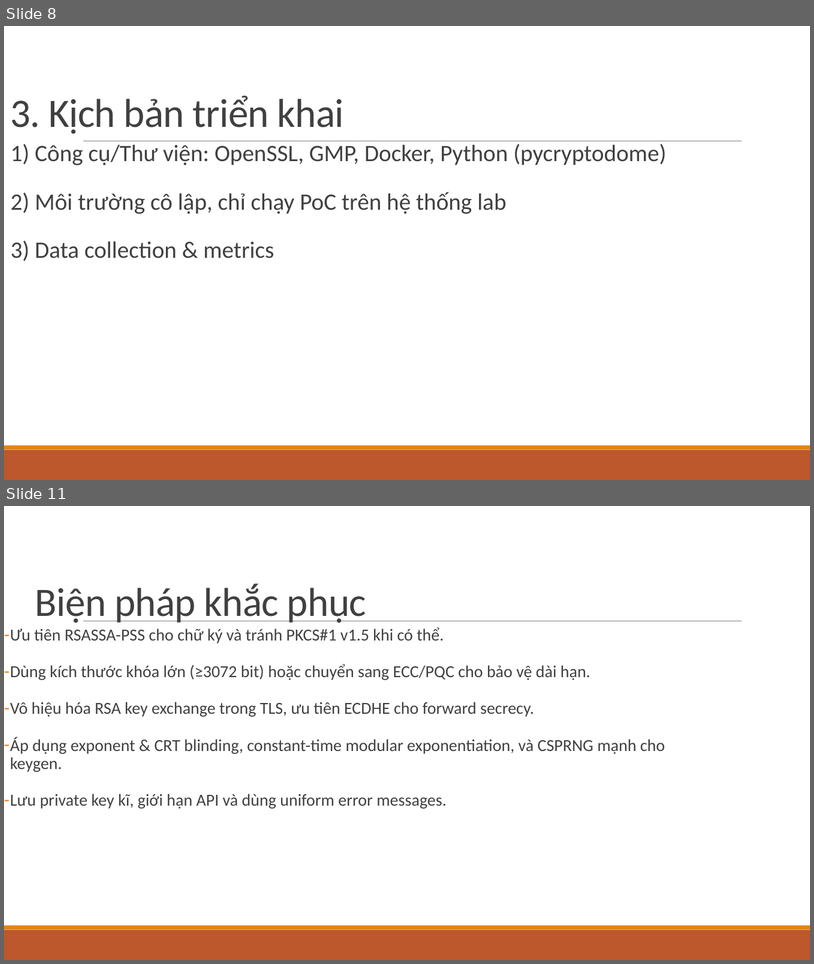
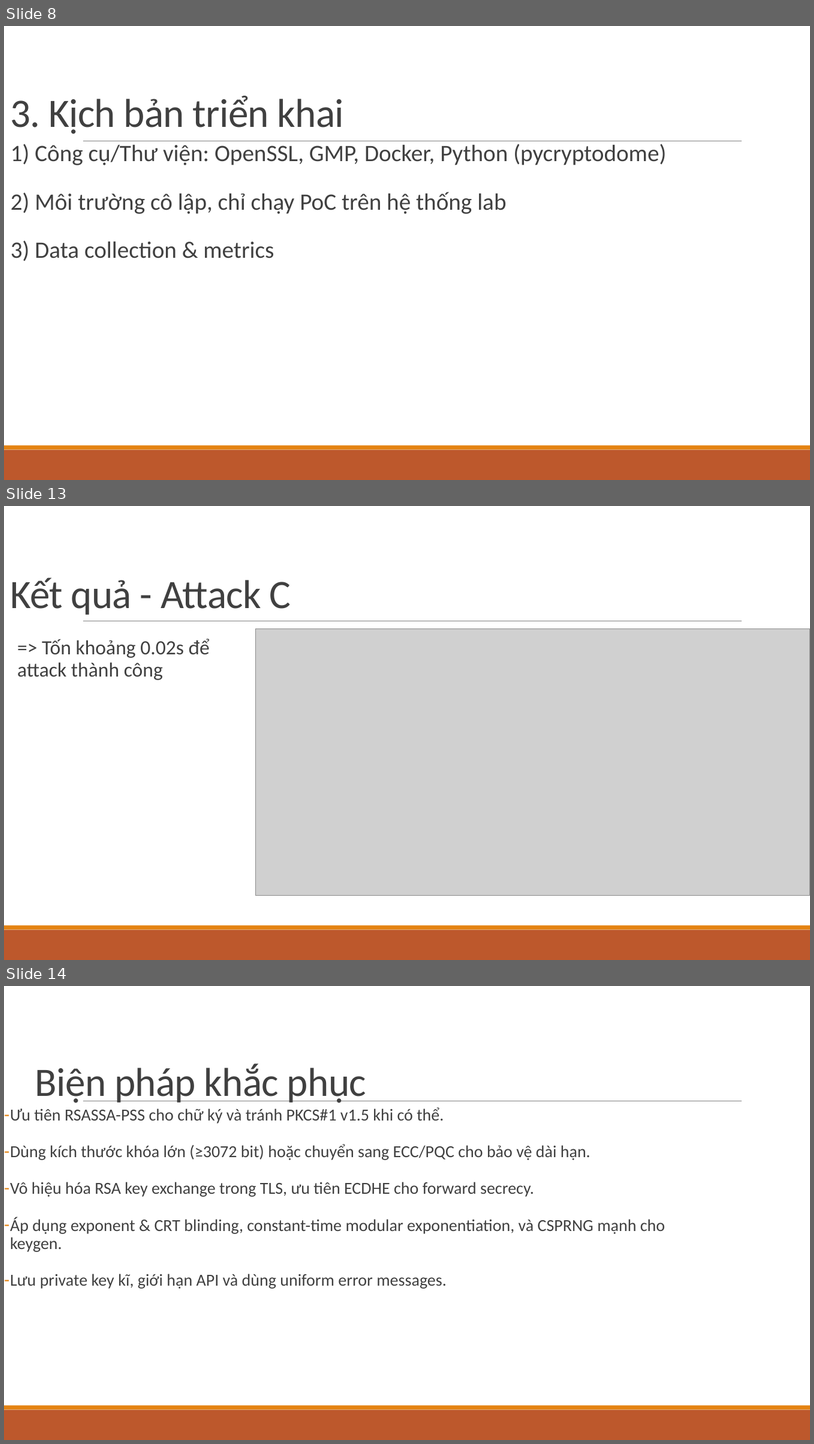
Before and after one commit to ken3k06/RSA-Based-Cryptography, a slide deck: Cryptanalysis on Asymmetric Ciphers — RSA & RSA.pptx. Shown one above the other, each under a label of ours: slides 8 and 11 before the commit, slides 8, 13 and 14 after it; the slides between them are not shown. The pictures are 814x964 and 814x1444 pixels, drawn with LibreOffice and Linux fonts; fonts in the diff are those of the drawing; grey boxes stand for pictures. Boxes give left, top, right and bottom in pixels: in the first picture for what was removed or moved away, otherwise in the second. Text is boxed around its words. In the diff, an @@ line names an element or a change of style, - is before the commit and + after.

```diff
--- a/Cryptanalysis on Asymmetric Ciphers — RSA & RSA.pptx
+++ b/Cryptanalysis on Asymmetric Ciphers — RSA & RSA.pptx
@@ slide 13 added at bbox=[4, 506, 810, 960], background #FFFFFF; not listed: 3 template elements that a slide beside it also shows @@
@@ title added at bbox=[10, 577, 291, 615], 48 pt, text #404040 @@
+Kết quả - Attack C
@@ picture added at bbox=[255, 629, 810, 895] @@
@@ text added at bbox=[17, 639, 210, 680], 24 pt, text #404040 @@
+  => Tốn khoảng 0.02s để attack thành công
@@ what was slide 11 is now slide 14 @@
```
Also in this commit, not shown: 3 slides changed, 2 other slides added, 28 other files.
